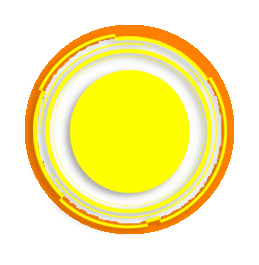
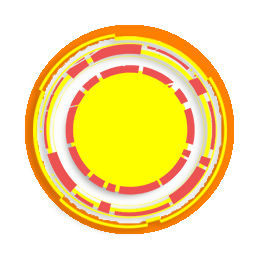
Comparing the layer stacks of the two 259x265 images. Changes:
added layer "科技人工智能框PNG素材-2" above "fs_001 (439)" over [44, 44, 216, 217]
